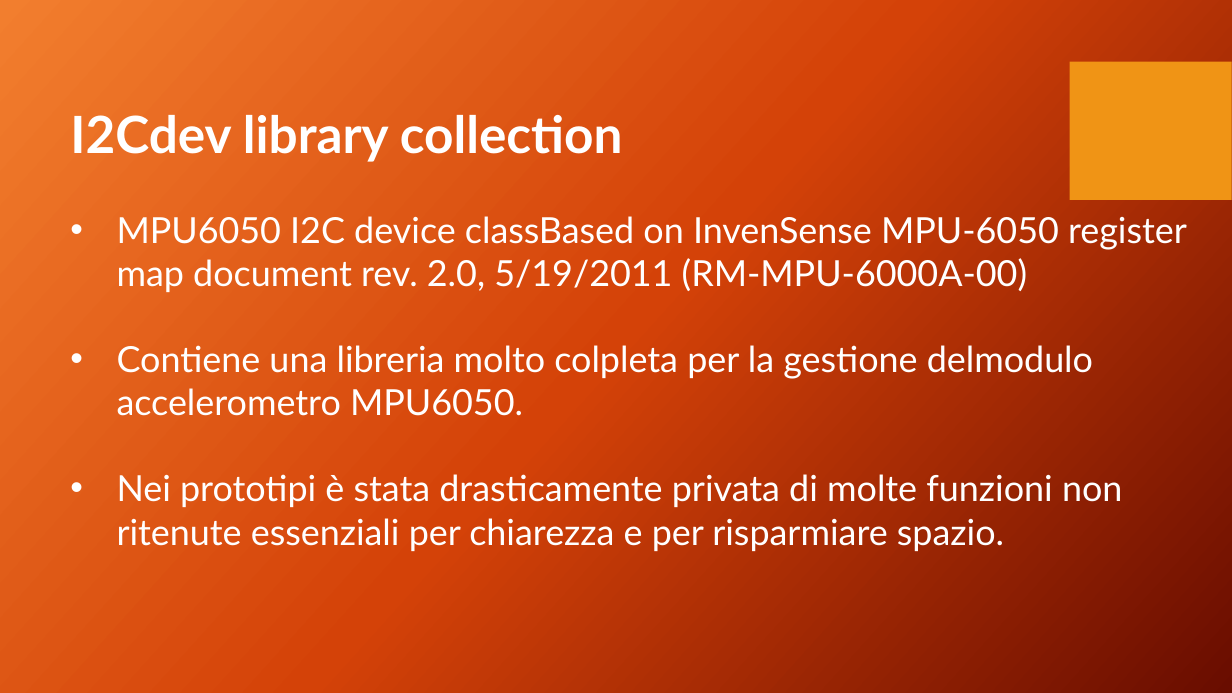
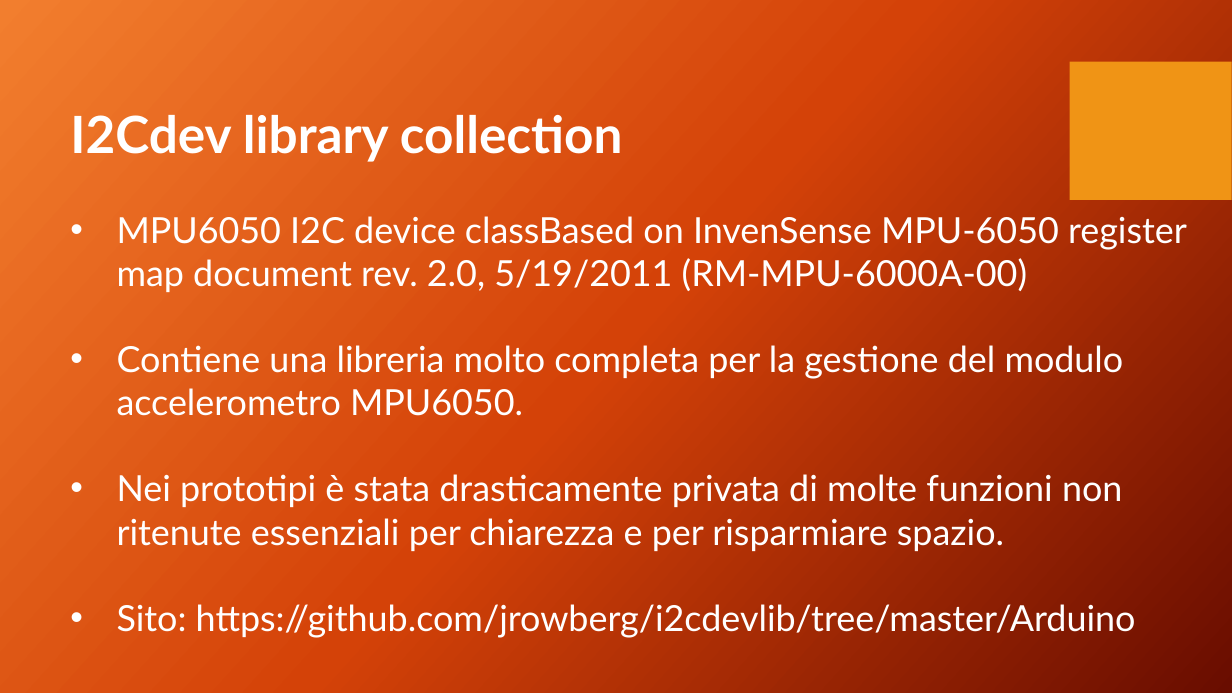
Before and after one commit to sebastianomelita/seismolab, a slide deck: slide 14 of files/seismoclouddevice-arduino-master/PROGGETTO SAPIENZA .pptx. Drawn at 1232x693 pixels with LibreOffice and Linux fonts; fonts in the diff are those of the drawing; background and template pictures are left out. Boxes give left, top, right and bottom in pixels: in the first picture for what was removed or moved away, otherwise in the second. Text is boxed around its words. In the diff, an @@ line names an element or a change of style, - is before the commit and + after.

```diff
--- a/files/seismoclouddevice-arduino-master/PROGGETTO SAPIENZA .pptx
+++ b/files/seismoclouddevice-arduino-master/PROGGETTO SAPIENZA .pptx
@@ text at (117, 345, 1124, 416): text changed @@
-• Contiene una libreria molto colpleta per la gestione delmodulo accelerometro MPU6050.
+• Contiene una libreria molto completa per la gestione del modulo accelerometro MPU6050.
@@ text at (117, 600, 1136, 638): paragraph added @@
+• Sito: https://github.com/jrowberg/i2cdevlib/tree/master/Arduino
```
Also in this commit, not shown: 7 other slides changed, 1 slide added, 7 other files.
